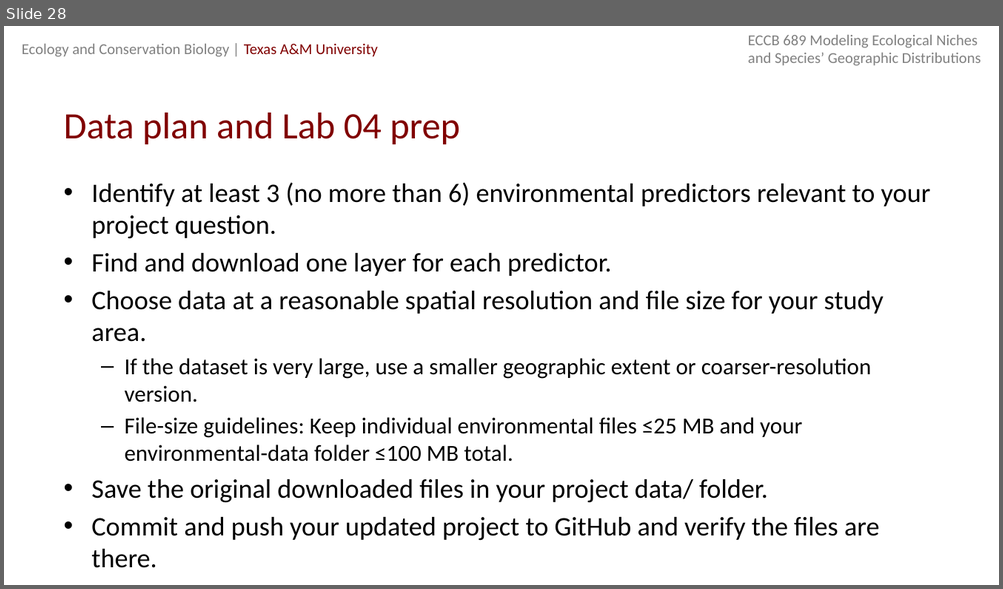
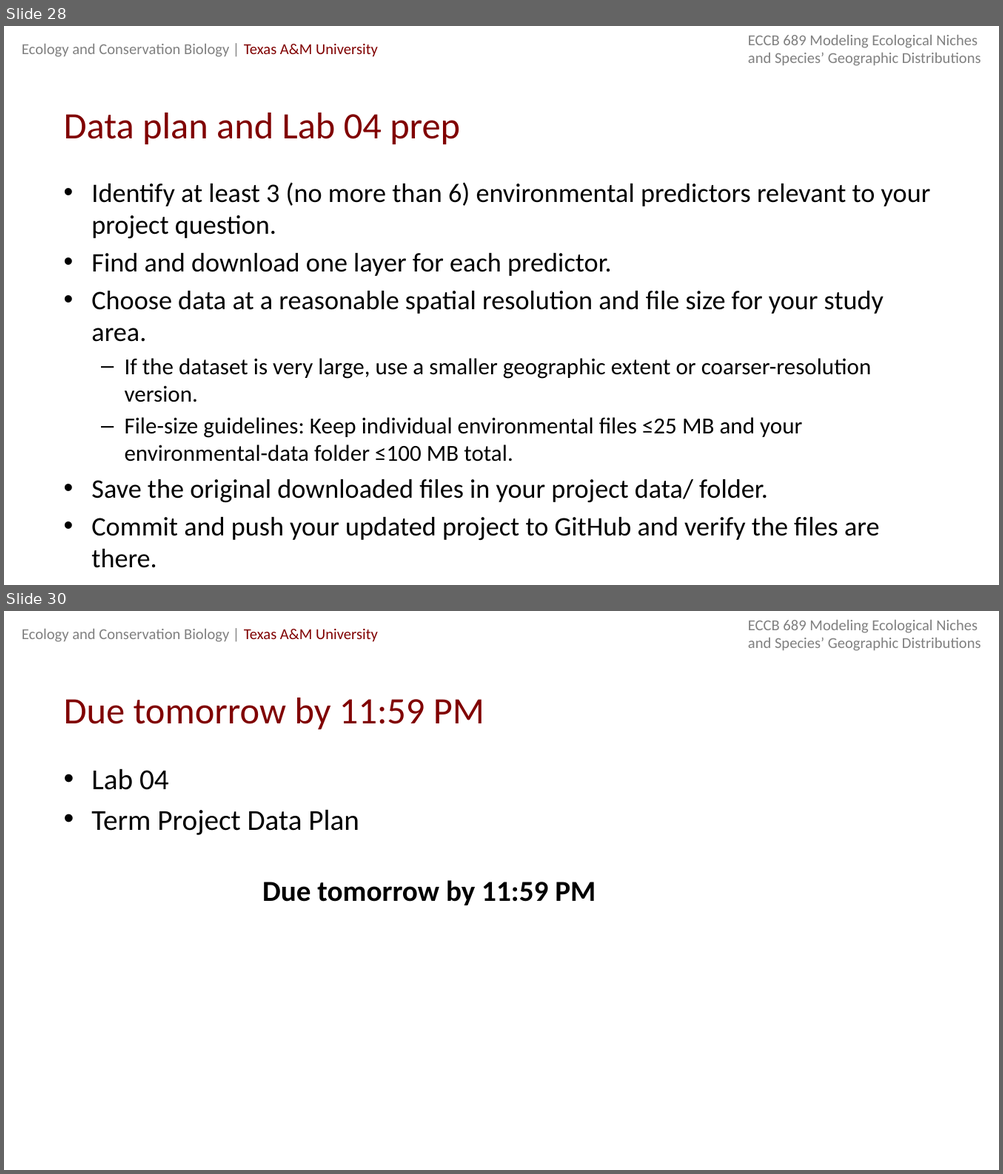
Before and after one commit to michellelawing/ECCB689, a slide deck: Slides/Week 6. Environments.pptx. Shown one above the other, each under a label of ours: slide 28 before the commit, slides 28 and 30 after it; the slides between them are not shown. The pictures are 1003x589 and 1003x1174 pixels, drawn with LibreOffice and Linux fonts; fonts in the diff are those of the drawing. Boxes give left, top, right and bottom in pixels: in the first picture for what was removed or moved away, otherwise in the second. Text is boxed around its words. In the diff, an @@ line names an element or a change of style, - is before the commit and + after.

```diff
--- a/Slides/Week 6. Environments.pptx
+++ b/Slides/Week 6. Environments.pptx
@@ slide 30 added at [4, 611, 999, 1170], background #FFFFFF; not listed: 2 template elements that a slide beside it also shows @@
@@ title added at [64, 698, 484, 729], 27 pt, text #800000 @@
+Due tomorrow by 11:59 PM
@@ text added at [91, 769, 359, 835], 21 pt, text #000000 @@
+• Lab 04
+• Term Project Data Plan
@@ text added at [262, 880, 595, 906], 21 pt, text #000000, bold @@
+Due tomorrow by 11:59 PM
```
Also in this commit, not shown: 1 slide changed, 6 other slides added.
